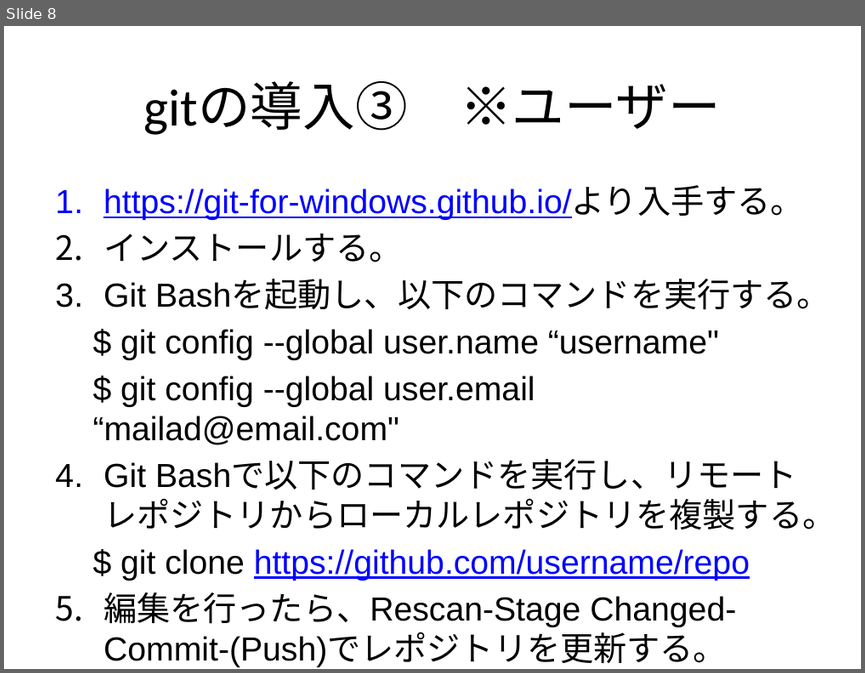
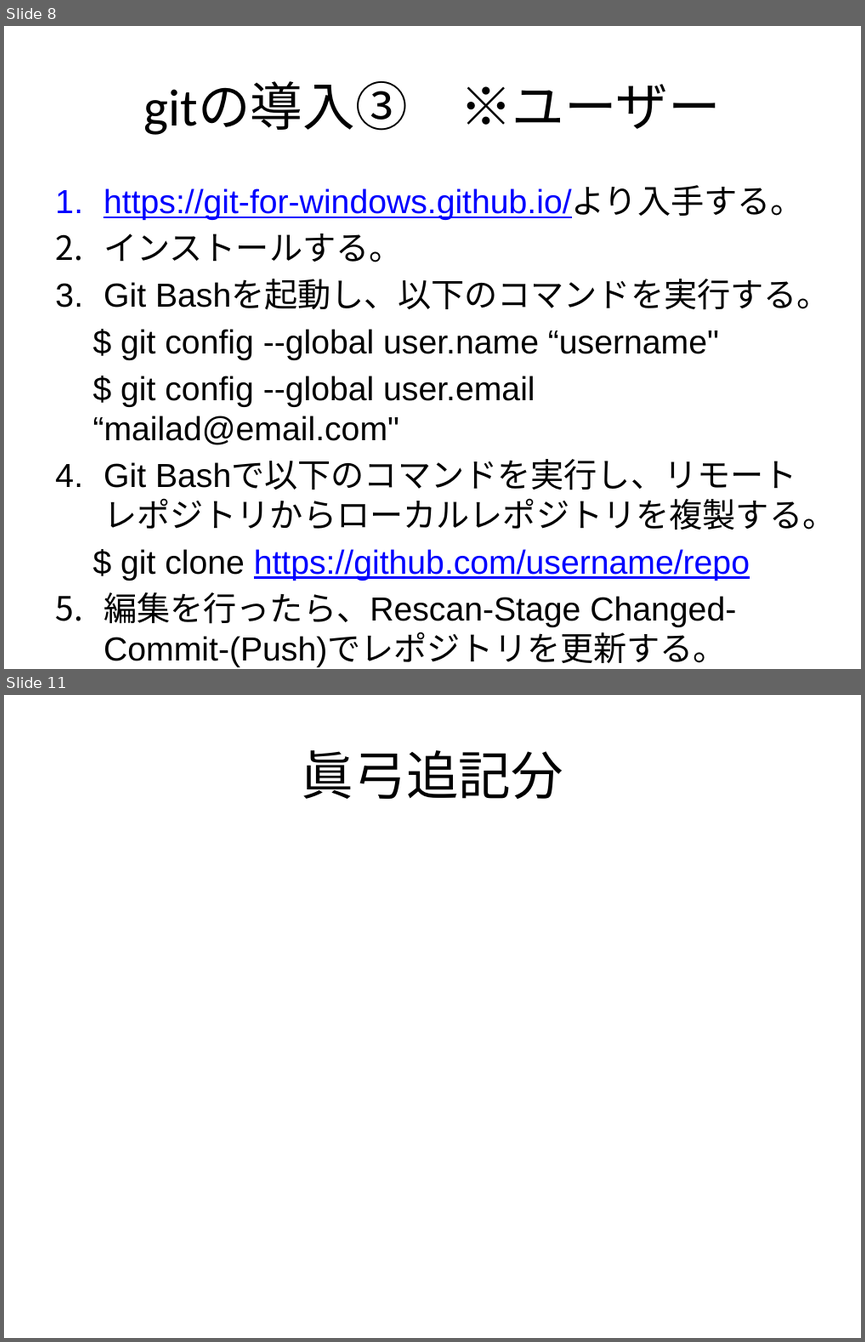
Before and after one commit to RyutaroMayumi/git_research, a slide deck: KK01_git.pptx. Shown one above the other, each under a label of ours: slide 8 before the commit, slides 8 and 11 after it; the slides between them are not shown. The pictures are 865x673 and 865x1342 pixels, drawn with LibreOffice and Linux fonts; fonts in the diff are those of the drawing. Boxes give left, top, right and bottom in pixels: in the first picture for what was removed or moved away, otherwise in the second. Text is boxed around its words. In the diff, an @@ line names an element or a change of style, - is before the commit and + after.

```diff
--- a/KK01_git.pptx
+++ b/KK01_git.pptx
@@ slide 11 added at box(4, 695, 861, 1338), background #FFFFFF @@
@@ title added at box(302, 750, 563, 799), 44 pt, text #000000 @@
+眞弓追記分
```
Also in this commit, not shown: 1 slide changed, 2 other slides added.
